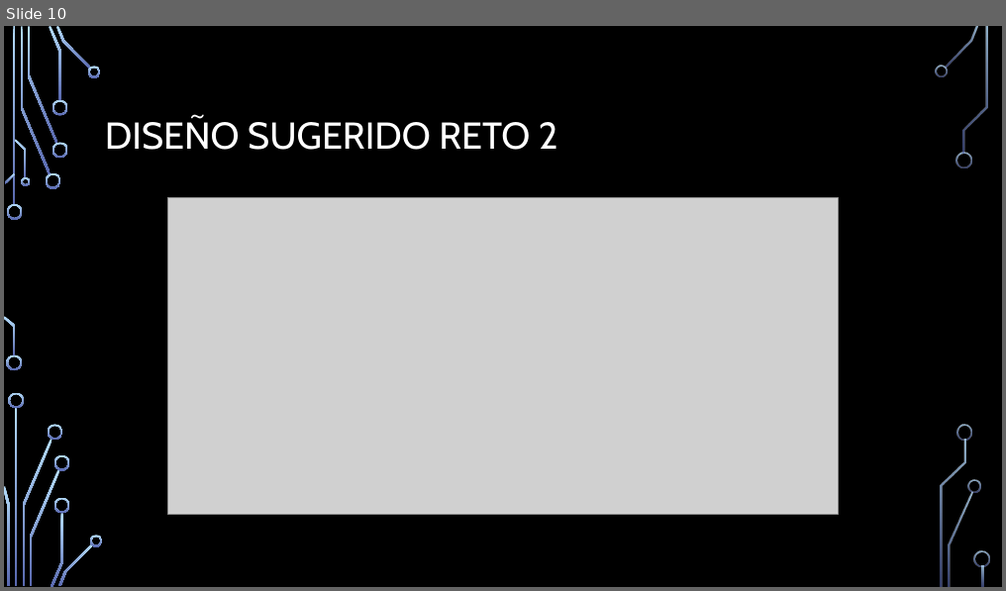
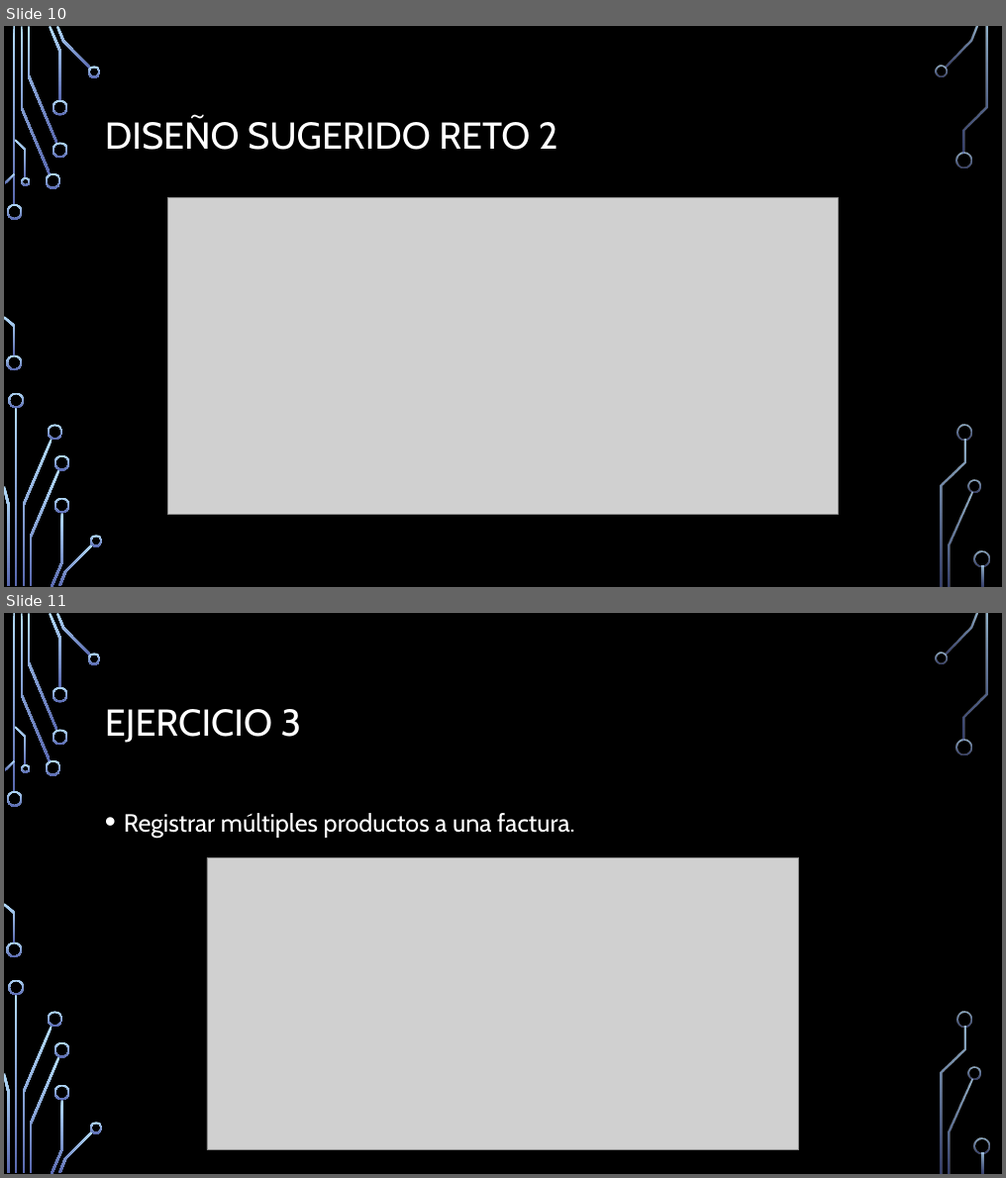
Before and after one commit to dwn84/HerramientasProgramacionI, a slide deck: HP1 Ejercicios WF.pptx. Shown one above the other, each under a label of ours: slide 10 before the commit, slides 10 and 11 after it. The pictures are 1006x591 and 1006x1178 pixels, drawn with LibreOffice and Linux fonts; fonts in the diff are those of the drawing; grey boxes stand for pictures; background and template pictures are left out. Boxes give left, top, right and bottom in pixels: in the first picture for what was removed or moved away, otherwise in the second. Text is boxed around its words. In the diff, an @@ line names an element or a change of style, - is before the commit and + after.

Commit message:
Actualización

```diff
--- a/HP1 Ejercicios WF.pptx
+++ b/HP1 Ejercicios WF.pptx
@@ slide 11 added at (4,613,1002,1174), background picture (left out); not listed: 36 template elements that a slide beside it also shows @@
@@ title added at (105,709,302,743), 36 pt, text #FFFFFF @@
+EJERCICIO 3
@@ text added at (124,813,575,838), 24 pt, text #FFFFFF @@
+• Registrar múltiples productos a una factura.
@@ picture added at (207,858,799,1151) @@
```
